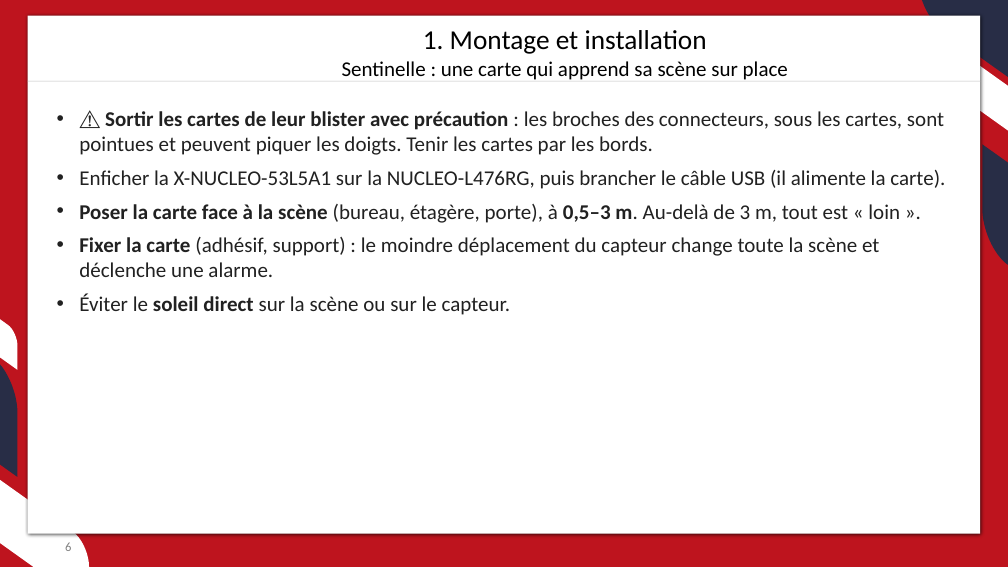
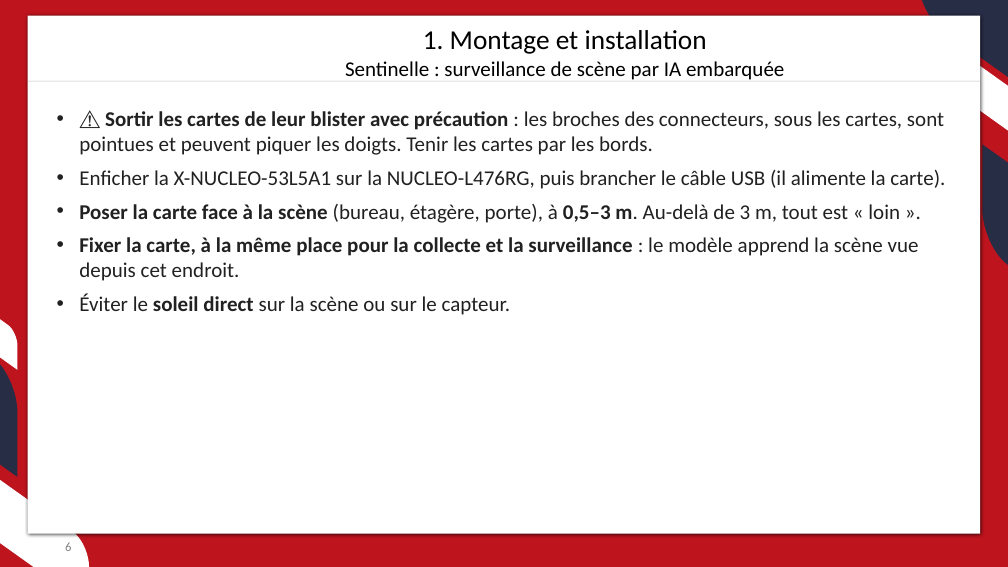
Before and after one commit to JC-Toussaint/ST_Phelma_Hackathon, a slide deck: slide 6 of sentinelle/sentinelle.pptx. Drawn at 1008x567 pixels with LibreOffice and Linux fonts; fonts in the diff are those of the drawing; background and template pictures are left out. Boxes give left, top, right and bottom in pixels: in the first picture for what was removed or moved away, otherwise in the second. Text is boxed around its words. In the diff, an @@ line names an element or a change of style, - is before the commit and + after.

```diff
--- a/sentinelle/sentinelle.pptx
+++ b/sentinelle/sentinelle.pptx
@@ text at [345,61,784,80]: text changed @@
-Sentinelle : une carte qui apprend sa scène sur place
+Sentinelle : surveillance de scène par IA embarquée
@@ text at [79,237,919,281]: text changed; bold on @@
-• Fixer la carte (adhésif, support) : le moindre déplacement du capteur change toute la scène et déclenche une alarme.
+• Fixer la carte, à la même place pour la collecte et la surveillance : le modèle apprend la scène vue depuis cet endroit.
```
Also in this commit, not shown: 20 other slides changed, 1 slide added, 1 slide removed, 8 other files.
